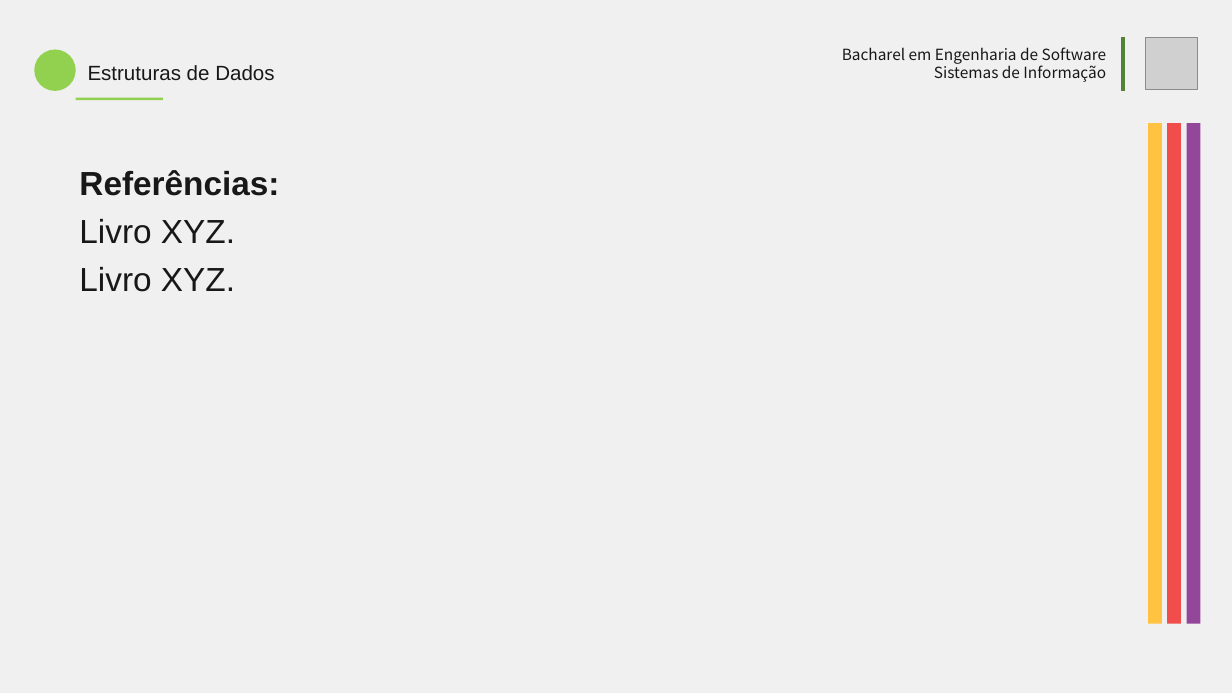
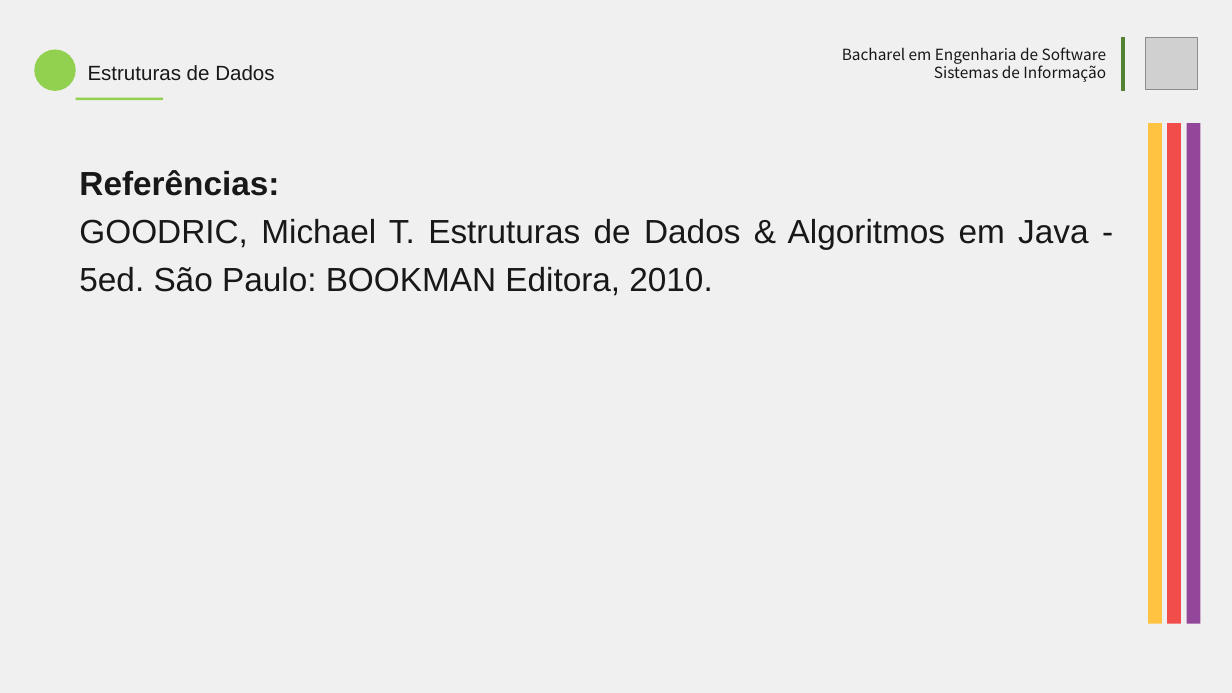
Before and after one commit to JEsidio/stack-min-project, a slide deck: slide 8 of stack-min-project/template-presentation-stack-min.pptx (slide 5 before the commit). Drawn at 1232x693 pixels with LibreOffice and Linux fonts; fonts in the diff are those of the drawing; grey boxes stand for pictures. Boxes give left, top, right and bottom in pixels: in the first picture for what was removed or moved away, otherwise in the second. Text is boxed around its words. In the diff, an @@ line names an element or a change of style, - is before the commit and + after.

```diff
--- a/stack-min-project/template-presentation-stack-min.pptx
+++ b/stack-min-project/template-presentation-stack-min.pptx
@@ text at [79, 219, 1088, 296]: text changed @@
-Livro XYZ.
-Livro XYZ.
+GOODRIC, Michael T. Estruturas de Dados & Algoritmos em Java - 5ed. São Paulo: BOOKMAN Editora, 2010.
```
Also in this commit, not shown: 3 other slides changed, 3 slides added, 3 other files.
